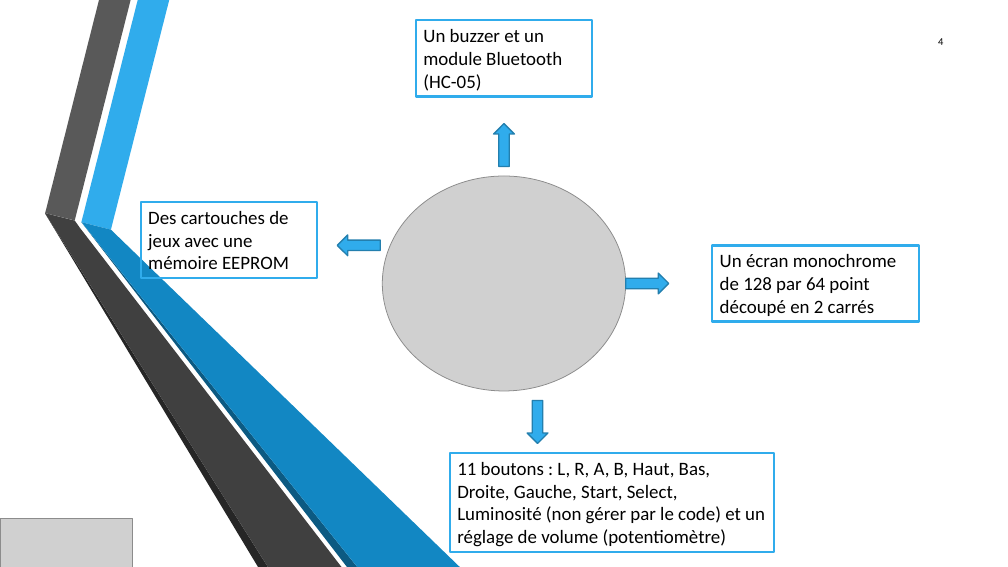
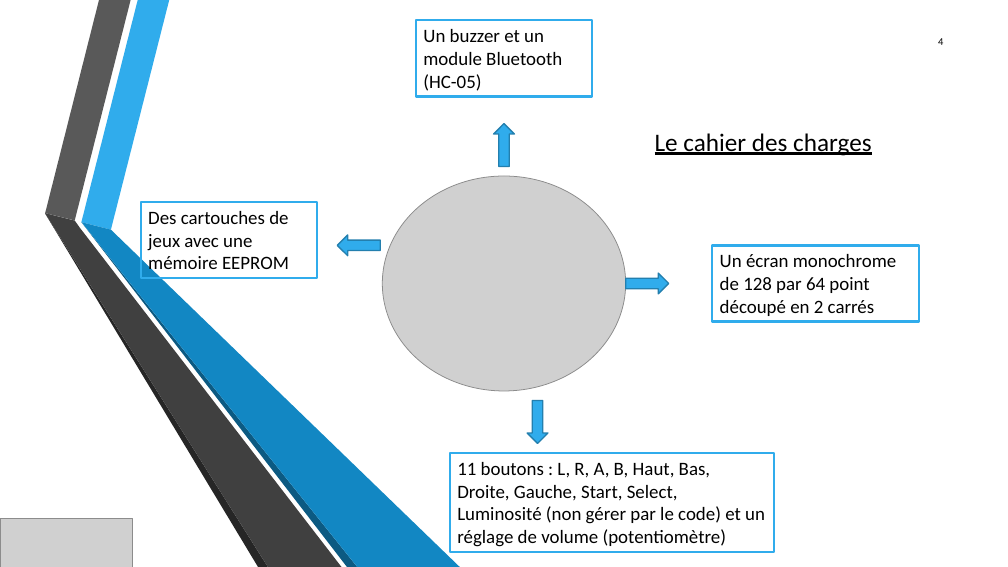
Before and after one commit to JeanSOUDIER/Bas-Niveau, a slide deck: slide 4 of Projet électif.pptx. Drawn at 1008x567 pixels with LibreOffice and Linux fonts; fonts in the diff are those of the drawing; grey boxes stand for pictures; background and template pictures are left out. Boxes give left, top, right and bottom in pixels: in the first picture for what was removed or moved away, otherwise in the second. Text is boxed around its words. In the diff, an @@ line names an element or a change of style, - is before the commit and + after.

```diff
--- a/Projet électif.pptx
+++ b/Projet électif.pptx
@@ text added at (655,133,871,156), 24 pt, text #000000, underline @@
+Le cahier des charges
```
Also in this commit, not shown: 5 other slides changed, 5 slides added, 6 slides removed.
